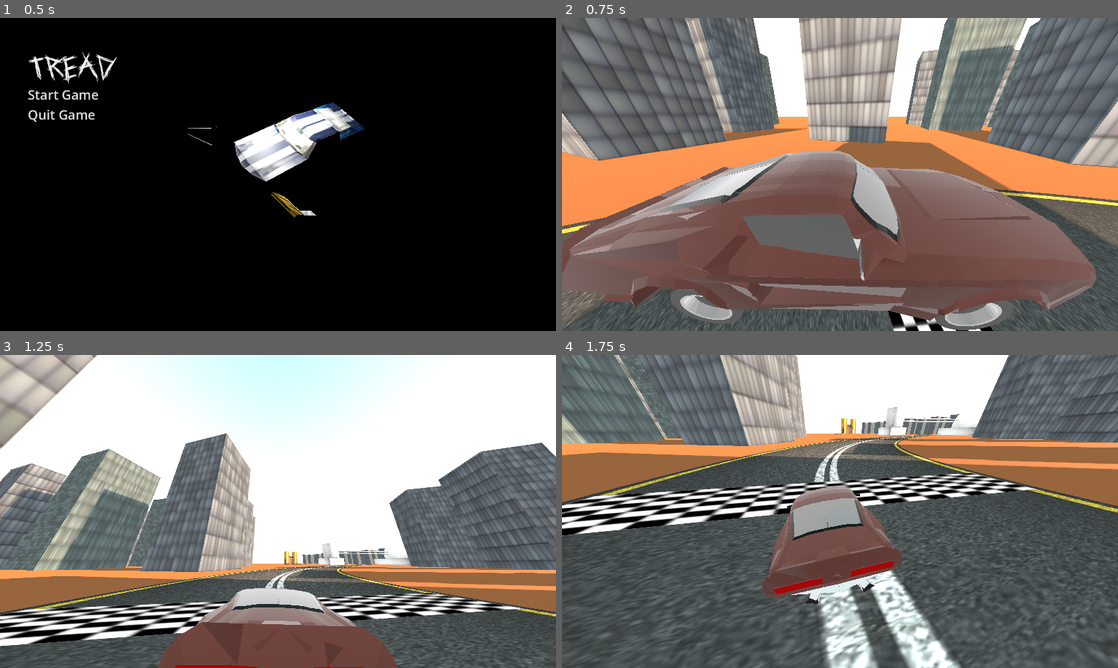
Above: before the commit, frames 1-4 (two rows, left to right).
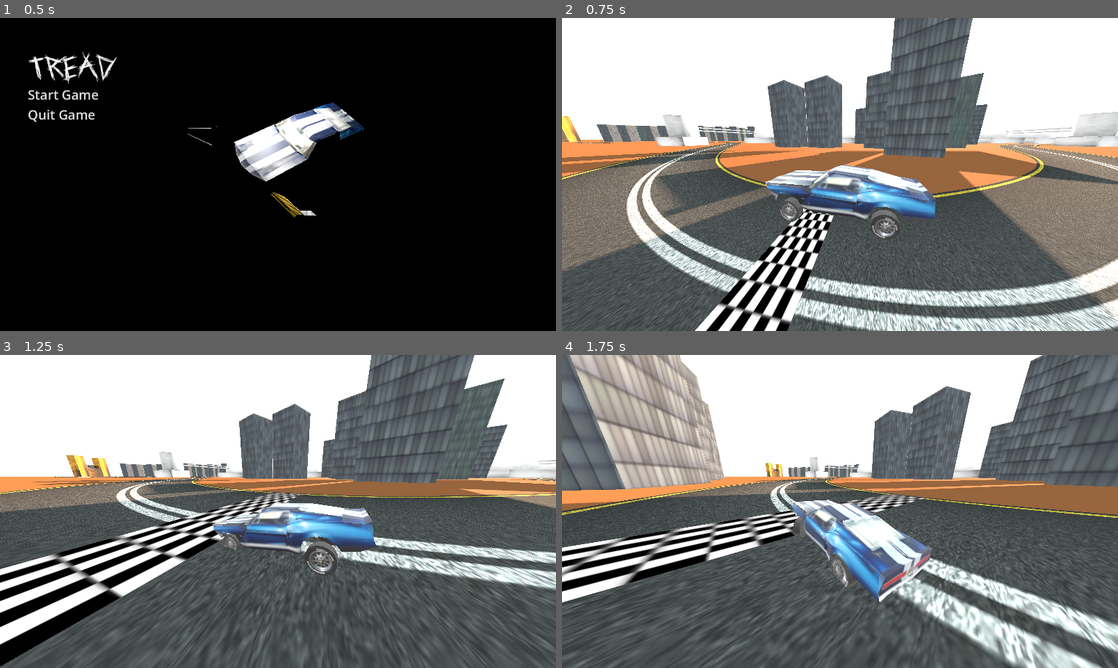
Above: after the commit, the same moments.

Repository: Lazy-Coder403/Tread_p
Game: Godot game, scene res://Main/Scenes/menu.tscn
Same seed, same stepped clock (60 frames per second), same inputs: the game is played once before the commit and once after it. A sky picture missing from this copy of the repository is replaced by a grey-blue gradient.
Inputs:
- Up to frame 1 (0.5 s): no input
- Up to frame 2 (0.75 s): click "Start Game" at 0.5 s
- Up to frame 3 (1.25 s): no input
- Up to frame 4 (1.75 s): hold Right (ui_right) from 1.28 s (still down); tap Space (ui_select) at 1.52 s

Frame 1 is identical in both runs. In frame 2, 87% of the frame differs, in the area x 0-100%, y 0-100%; in frame 3, 68%; in frame 4, 61%.

Commit message:
new_camera_plus_car

Diff:
--- a/Main/Scenes/track.tscn
+++ b/Main/Scenes/track.tscn
@@ -33,33 +33,3 @@
 path_u_distance = 1.0
 path_joined = true
 material = SubResource("StandardMaterial3D_0ytjb")
-
-[node name="OuterWall" type="CSGPolygon3D" parent="Path"]
-visible = false
-use_collision = true
-polygon = PackedVector2Array(0, 4, 0, 0, -1, 0, -1, 4)
-mode = 2
-path_node = NodePath("..")
-path_interval_type = 0
-path_interval = 1.0
-path_simplify_angle = 0.0
-path_rotation = 2
-path_local = false
-path_continuous_u = true
-path_u_distance = 1.0
-path_joined = true
-
-[node name="InnerWall" type="CSGPolygon3D" parent="Path"]
-visible = false
-use_collision = true
-polygon = PackedVector2Array(24, 4, 24, 0, 25, 0, 24, 4)
-mode = 2
-path_node = NodePath("..")
-path_interval_type = 0
-path_interval = 1.0
-path_simplify_angle = 0.0
-path_rotation = 2
-path_local = false
-path_continuous_u = true
-path_u_distance = 1.0
-path_joined = true
Not shown, changed: Addons/Scenes/shelbygt_500.tscn
Not shown, changed: Addons/Scripts/shelbygt_500.gd
Not shown, changed: README.md
